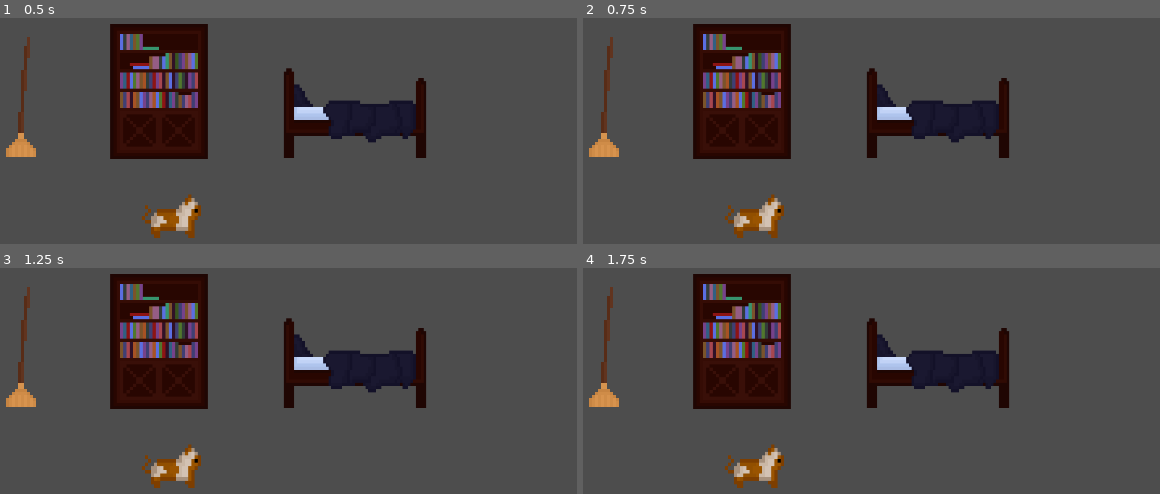
Above: before the commit, frames 1-4 (two rows, left to right).
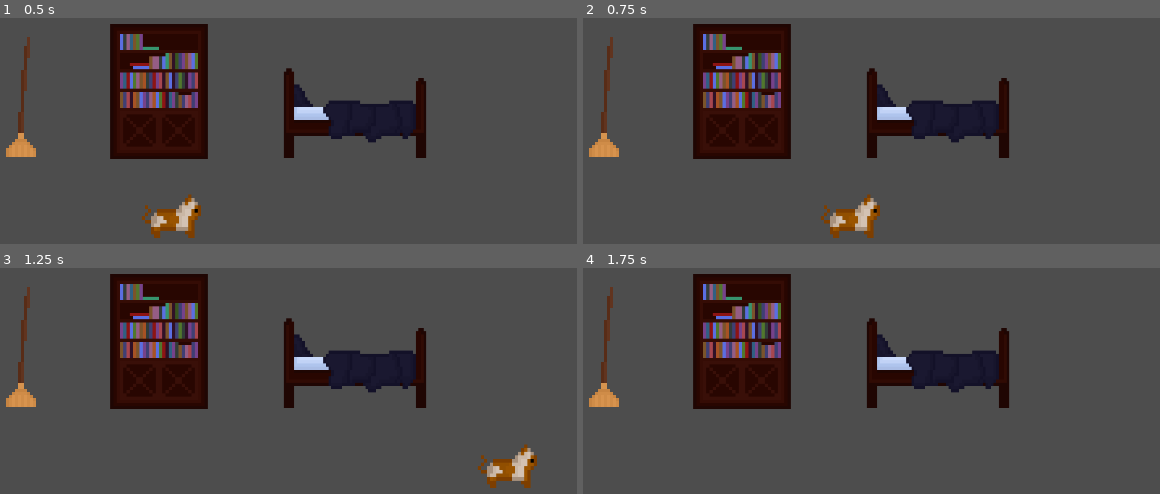
Above: after the commit, the same moments.

Repository: mariacook543/themidnightjam
Game: Godot game, scene res://node_2d.tscn
Same seed, same stepped clock (60 frames per second), same inputs: the game is played once before the commit and once after it.
Inputs:
- Up to frame 1 (0.5 s): no input
- Up to frame 2 (0.75 s): tap Enter at 0.5 s; hold Right (ui_right) from 0.53 s (still down)
- Up to frame 3 (1.25 s): keep holding Right (ui_right)
- Up to frame 4 (1.75 s): release Right (ui_right) at 1.28 s; hold Down (ui_down) from 1.28 s (still down)

Frame 1 is identical in both runs. In frame 2, 2.1% of the frame differs, in the area x 24-52%, y 77-98%; in frame 3, 2.1%; in frame 4, 1.0%.
Error before the commit: Parse Error: Unexpected "Identifier" in class body. (res://Player/Player.gd:1)

Commit message:
player can actually move now

Diff:
--- a/Player/Player.gd
+++ b/Player/Player.gd
@@ -1,13 +1,15 @@
 extends CharacterBody2D
-
-vvar velocity = Vector2.ZERO
 
 func _physics_process(delta):
 	if Input.is_action_pressed("ui_right"):
 		velocity.x = 4
 	elif Input.is_action_pressed("ui_left"):
 		velocity.x = -4
+	elif Input.is_action_pressed("ui_up"):
+		velocity.y = -4
+	elif Input.is_action_pressed("ui_down"):
+		velocity.y = 4
 	else:
 		velocity.x = 0
-
+		velocity.y = 0
 	move_and_collide(velocity)
